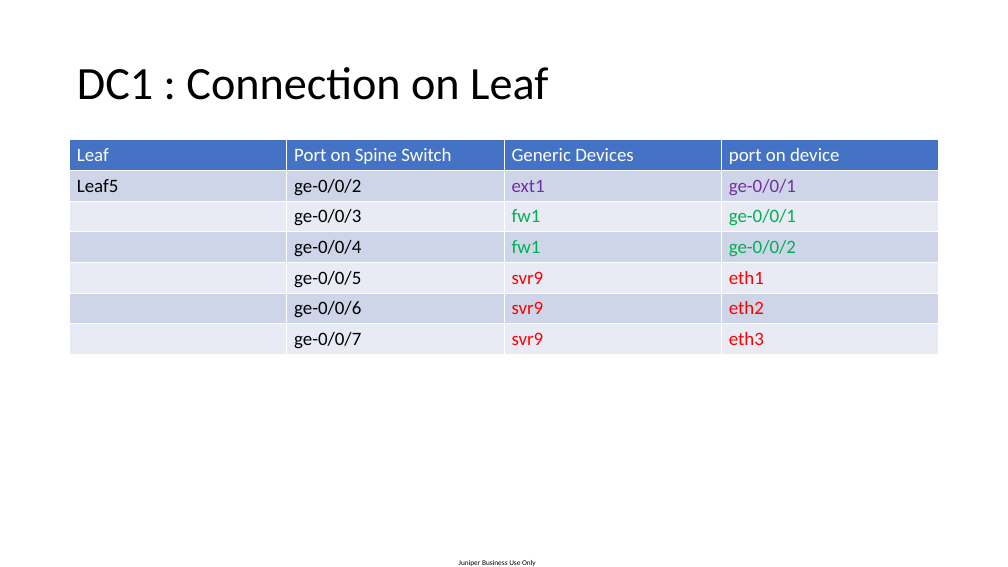
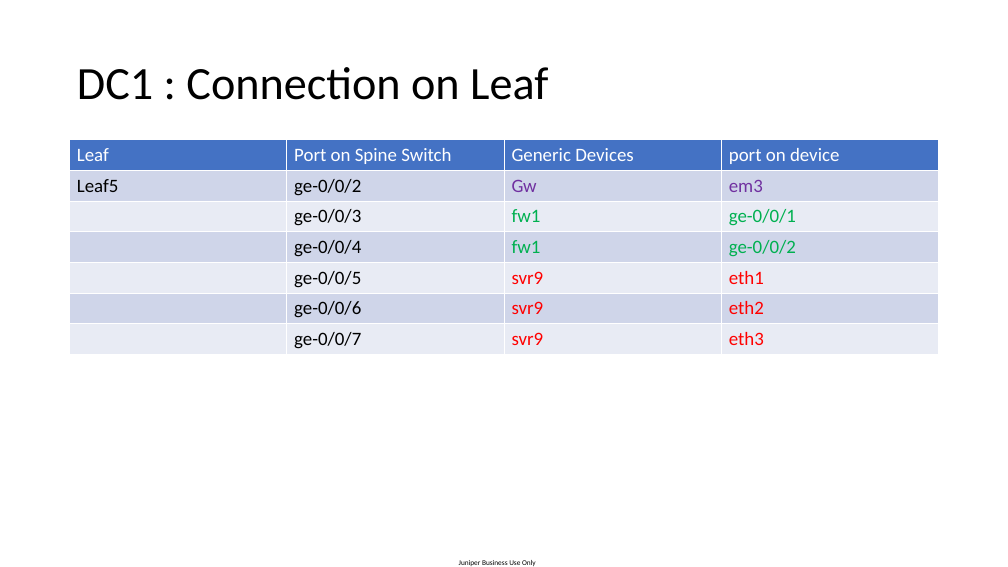
Before and after one commit to mabdelatty1987/vmm-v3-script, a slide deck: slide 31 of Lab/lab_topology.pptx. Drawn at 1008x567 pixels with LibreOffice and Linux fonts; fonts in the diff are those of the drawing. Boxes give left, top, right and bottom in pixels: in the first picture for what was removed or moved away, otherwise in the second. Text is boxed around its words. In the diff, an @@ line names an element or a change of style, - is before the commit and + after.

```diff
--- a/Lab/lab_topology.pptx
+++ b/Lab/lab_topology.pptx
@@ table at [70, 140, 941, 354] @@
-row 2, column 3: ext1
+row 2, column 3: Gw
-row 2, column 4: ge-0/0/1
+row 2, column 4: em3
```
Also in this commit, not shown: 3 other slides changed, 48 other files.
